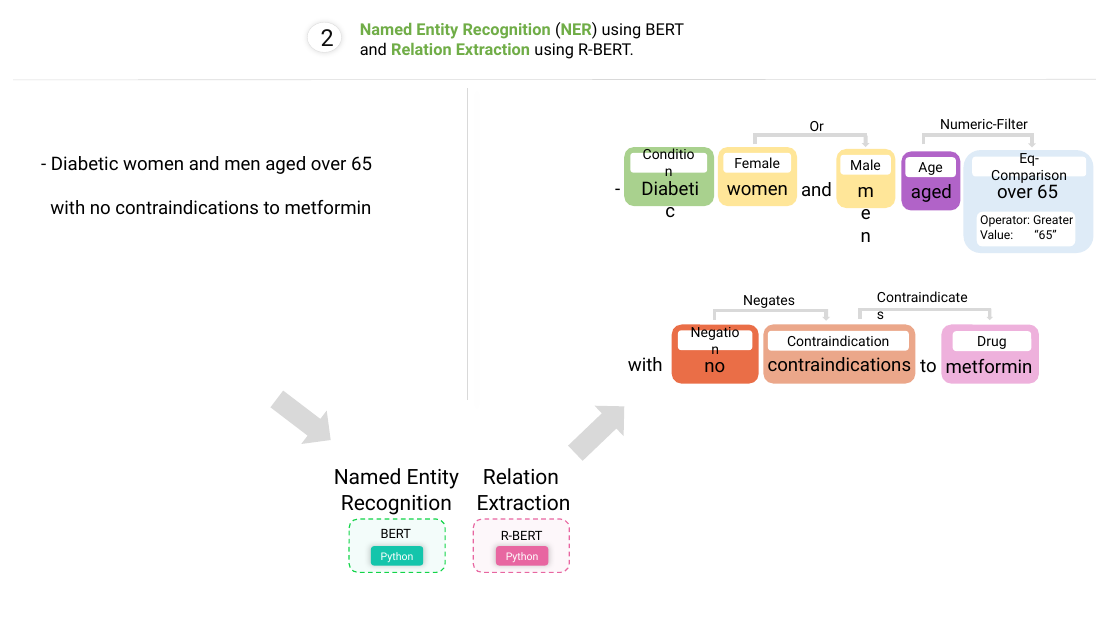
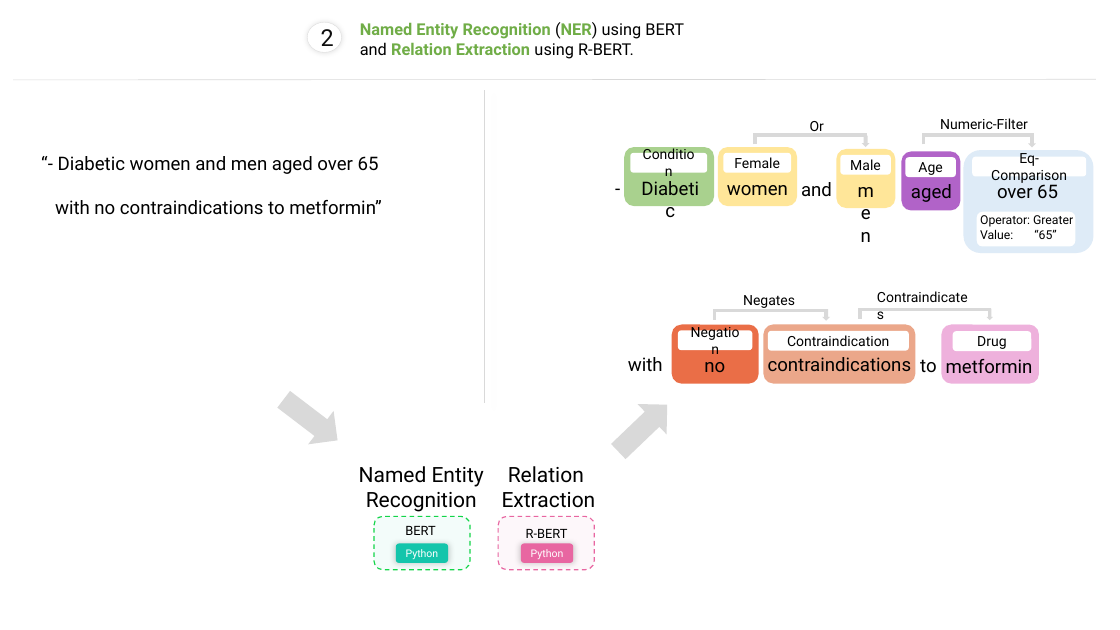
Before and after one commit to ndobb/dissertation, a slide deck: slide 3 of 2_query_gen/paper2_figures.pptx (slide 2 before the commit). Drawn at 1120x630 pixels with LibreOffice and Linux fonts; fonts in the diff are those of the drawing. Boxes give left, top, right and bottom in pixels: in the first picture for what was removed or moved away, otherwise in the second. Text is boxed around its words. In the diff, an @@ line names an element or a change of style, - is before the commit and + after.

```diff
--- a/2_query_gen/paper2_figures.pptx
+++ b/2_query_gen/paper2_figures.pptx
@@ line moved from (467, 88) - (467, 401) to (484, 91) - (484, 402) @@
@@ text at box(55, 156, 381, 215): text changed @@
-- Diabetic women and men aged over 65
-with no contraindications to metformin
+“- Diabetic women and men aged over 65
+with no contraindications to metformin”
@@ down arrow: place and size @@
-down arrow at box(264, 382, 344, 457)
+down arrow at box(271, 382, 351, 457)
@@ down arrow: place and size @@
-down arrow at box(561, 391, 639, 468)
+down arrow at box(604, 389, 682, 467)
@@ 4 rounded rectangles: place and size @@
-4 rounded rectangles at box(350, 519, 569, 573)
+4 rounded rectangles at box(374, 517, 594, 571)
@@ 4 texts: place and size @@
-4 texts at box(334, 468, 571, 540)
+4 texts at box(359, 466, 596, 538)
```
Also in this commit, not shown: 4 other slides changed, 1 slide added, 1 other file.
